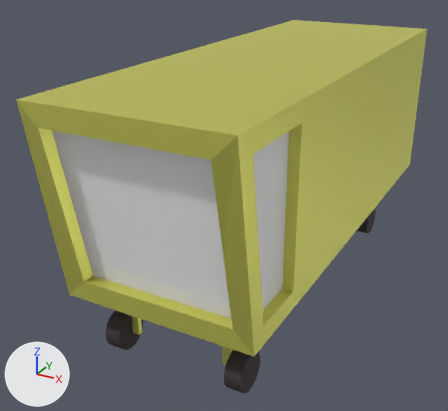
Renders of the Blender file FlyingBrick.blend from each side of a commit.
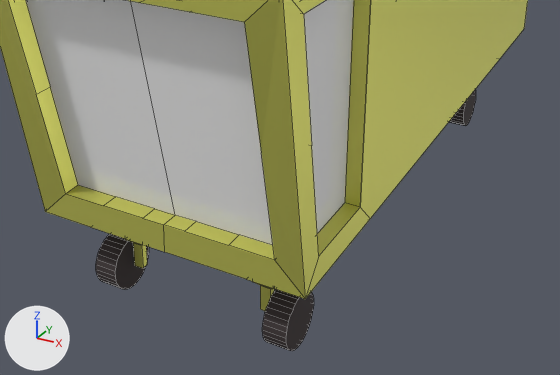
Old and new are each drawn whole from a 50 mm lens placed at (4.22, -9.73, 3.33), pointed at (-0.65, -0.88, -1.1) and again close up on the part from 8% to 97% of the width and 35% to 100% of the height. Every picture has the same lights, and +X, +Y and +Z are marked at lower left. The close-ups show mesh edges as thin lines.

Script lines for the objects in view, before the commit:
```python
me_fuselage = bpy.data.meshes.new('Fuselage')
me_fuselage.from_pydata(...)  # 292 vertices, 150 faces, 64 loose edges; spans x 0.0..1.5, y -4.5..4.0, z -2.6..1.5
# faces by material slot: [75, 2, 68, 5]
me_fuselage.materials.append(mat_fuselage)  # yellow #e7e76f
me_fuselage.materials.append(mat_window)  # white #ffffff
me_fuselage.materials.append(mat_rubber)  # dark grey #453e3f
me_fuselage.materials.append(mat_cockpit_interior)  # dark grey #515151
ob_fuselage = bpy.data.objects.new('Fuselage', me_fuselage)
ob_fuselage.location = (0.0, 0.0, 0.0)
_m = ob_fuselage.modifiers.new('Mirror', 'MIRROR')
```
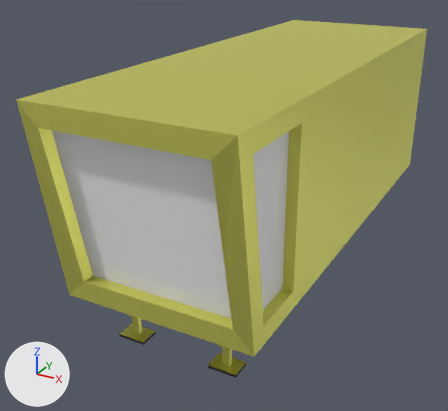
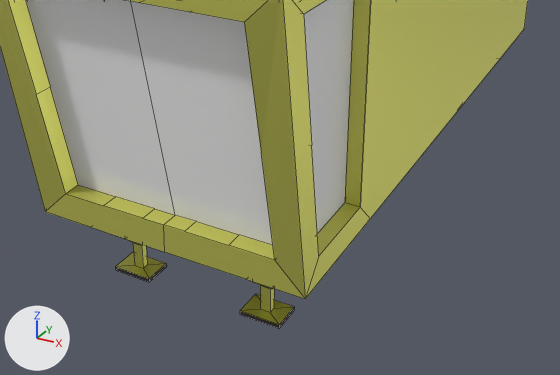
The change, as a diff of the scene's bpy script:
```diff
--- a/FlyingBrick.blend.py
+++ b/FlyingBrick.blend.py
@@ mat_screen_1 @@
+mat_screen_1 = principled_material('$Screen_1')
+mat_screen_1.base_color = (0.8, 0.8, 0.8)  # white #e7e7e7
@@ me_fuselage @@
 # used by ob_fuselage; location = (0.0, 0.0, 0.0)
-me_fuselage.from_pydata(...)  # 292 vertices, 150 faces, 64 loose edges; spans x 0.0..1.5, y -4.5..4.0, z -2.6..1.5
+me_fuselage.from_pydata(...)  # 124 vertices, 106 faces; spans x 0.0..1.5, y -4.5..4.0, z -2.34..1.5
+# me_fuselage part 1: the loose piece of 64 vertices spanning x 0.9..1.16, y -3.69..-3.08, z -2.6..-1.99 is deleted
+# me_fuselage part 2: the loose piece of 64 vertices spanning x 0.9..1.16, y 2.07..2.68, z -2.6..-1.99 is deleted
+# me_fuselage part 3
+# 64 vertices are removed from x 0.9, y -3.69..-3.08, z -2.6..-1.99
+# 3 faces are deleted
+# 64 loose edges are deleted
+# 14 vertices are added at x 0.56..1.34, y -3.55..2.56, z -2.34..0.71
+# 10 new vertices lie (0.0, 0.0, 0.04) away from vertices in x 0.56..1.34, y -3.55..2.56, z -2.34..0.71
+# 12 new faces join them, mat_fuselage (yellow #e7e76f)
+# 1 new face joins them, mat_screen_1 (white #e7e7e7)
+# 4 new faces join them, mat_cockpit_interior (dark grey #515151)
+# 10 new faces join them, mat_rubber (dark grey #453e3f)
 me_fuselage.materials.append(mat_fuselage)
@@ me_fuselage @@
 me_fuselage.materials.append(mat_cockpit_interior)
+me_fuselage.materials.append(mat_screen_1)  # white #e7e7e7
```

What differs and where, as boxes (x1, y1, x2, y2) in the close-ups (560 x 375 px):
'Fuselage', reshaped: before (0, 0, 528, 351); after (0, 0, 528, 329)
part 1 of me_fuselage, deleted: before (96, 234, 314, 351)
part 2 of me_fuselage, deleted: before (449, 89, 476, 126)
part 3 of me_fuselage, cut back (yellow): after (115, 252, 294, 329)
